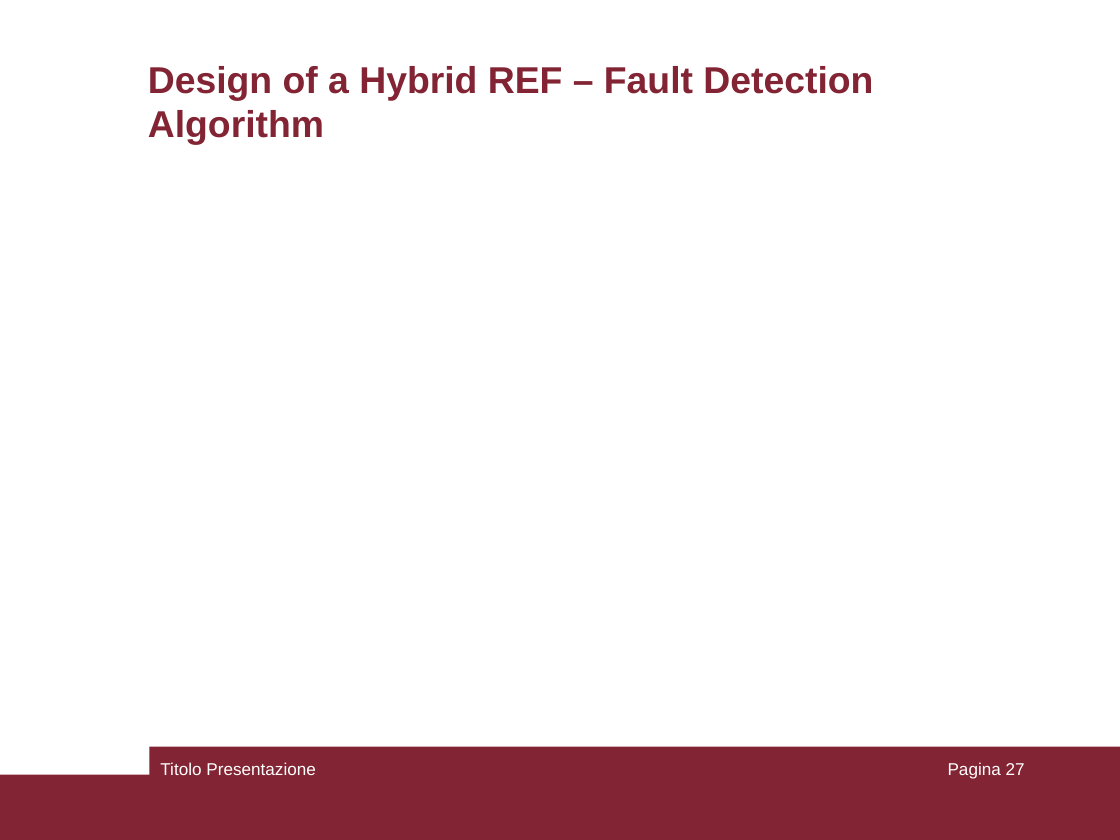
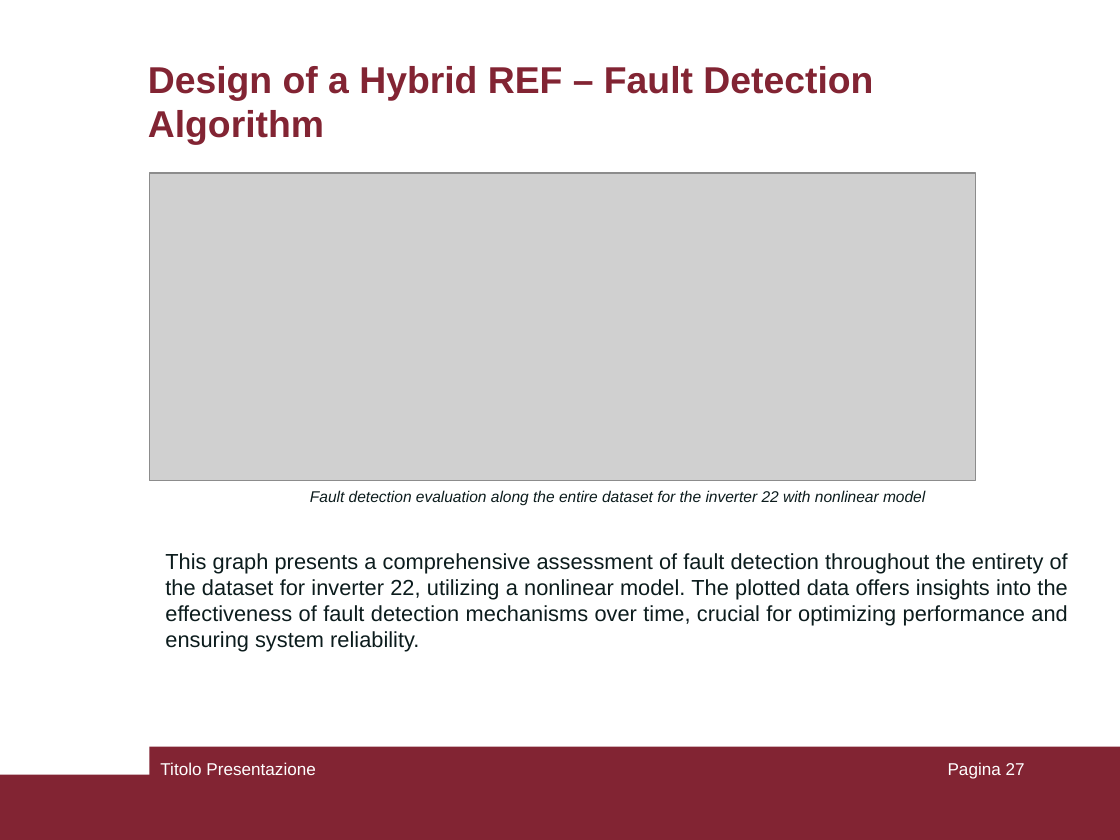
Before and after one commit to pierlucaanania/ResilienceEngineering4Minigrid_Africa, a slide deck: slide 27 of MSc Thesis/PresPptSapienza.ppt. Drawn at 1120x840 pixels with LibreOffice and Linux fonts; fonts in the diff are those of the drawing; grey boxes stand for pictures. Boxes give left, top, right and bottom in pixels: in the first picture for what was removed or moved away, otherwise in the second. Text is boxed around its words. In the diff, an @@ line names an element or a change of style, - is before the commit and + after.

```diff
--- a/MSc Thesis/PresPptSapienza.ppt
+++ b/MSc Thesis/PresPptSapienza.ppt
@@ picture added at box(149, 174, 974, 482) @@
@@ text added at box(310, 490, 925, 505), 10 pt, text #0C1C1D, italic @@
+Fault detection evaluation along the entire dataset for the inverter 22 with nonlinear model
@@ text added at box(165, 553, 1068, 652), 14 pt, text #0C1C1D @@
+This graph presents a comprehensive assessment of fault detection throughout the entirety of the dataset for inverter 22, utilizing a nonlinear model. The plotted data offers insights into the effectiveness of fault detection mechanisms over time, crucial for optimizing performance and ensuring system reliability.
```
Also in this commit, not shown: 1 other slide changed, 4 slides added.
